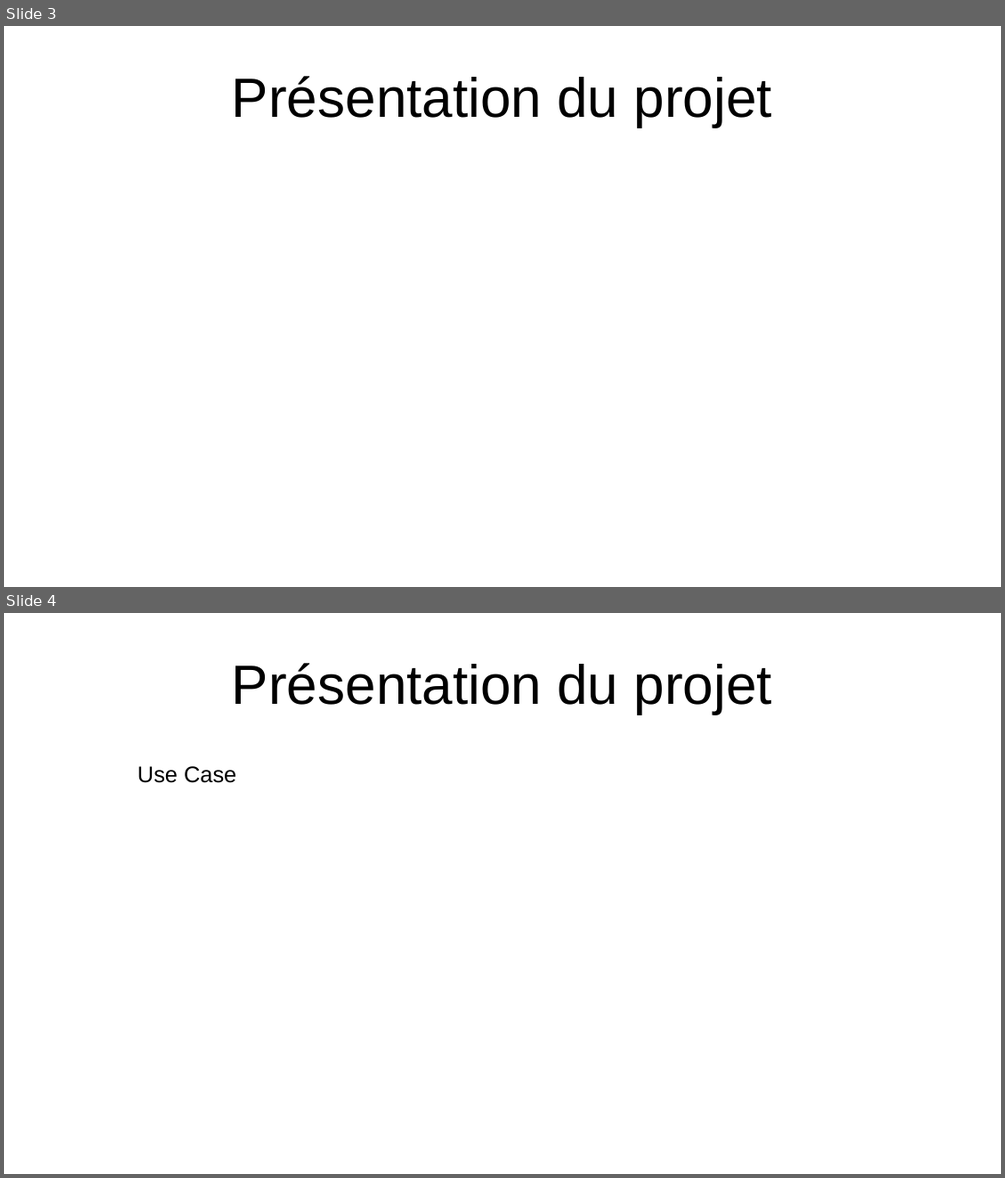
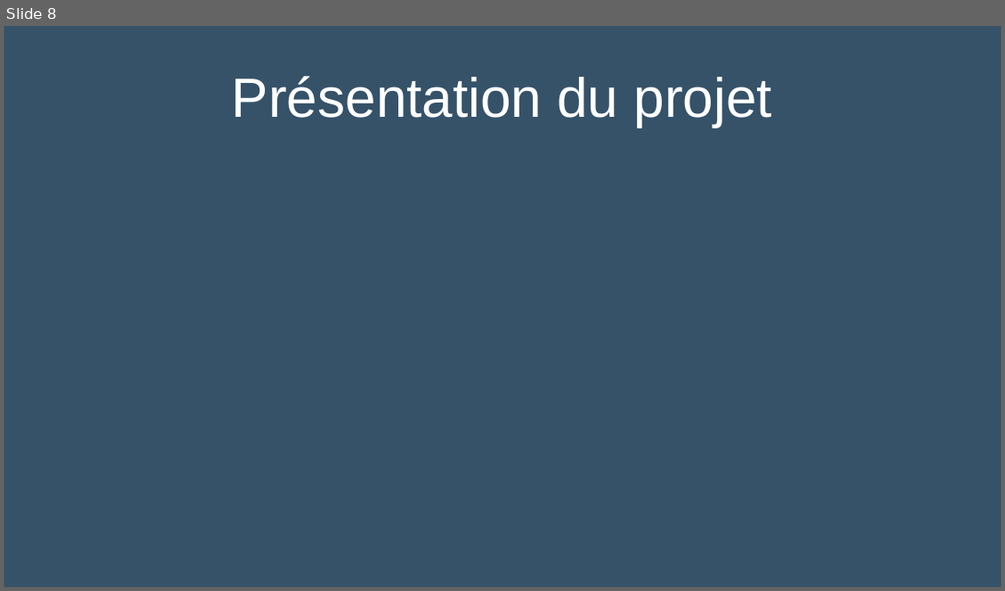
Before and after one commit to Sauvage89/sechoir-houblon, a slide deck: doc/diaporama/revue1.odp. Shown one above the other, each under a label of ours: slides 3 and 4 before the commit, slide 8 after it. The pictures are 1005x1178 and 1005x591 pixels, drawn with LibreOffice and Linux fonts; fonts in the diff are those of the drawing. Boxes give left, top, right and bottom in pixels: in the first picture for what was removed or moved away, otherwise in the second. Text is boxed around its words. In the diff, an @@ line names an element or a change of style, - is before the commit and + after.

```diff
--- a/doc/diaporama/revue1.odp
+++ b/doc/diaporama/revue1.odp
@@ slide 4 removed at [4, 613, 1001, 1174], background #FFFFFF @@
@@ title removed at [232, 663, 772, 714] @@
-Présentation du projet
@@ text removed at [138, 766, 236, 783] @@
-Use Case
@@ what was slide 3 is now slide 8 @@
@@ slide 8 changed as well @@
@@ background #FFFFFF to #355269 @@
@@ title "Présentation du projet" at [232, 76, 772, 127]: text colour #000000 to #FFFFFF @@
```
Also in this commit, not shown: 13 other slides changed, 2 slides added, 1 other slide removed, 1 other file.
